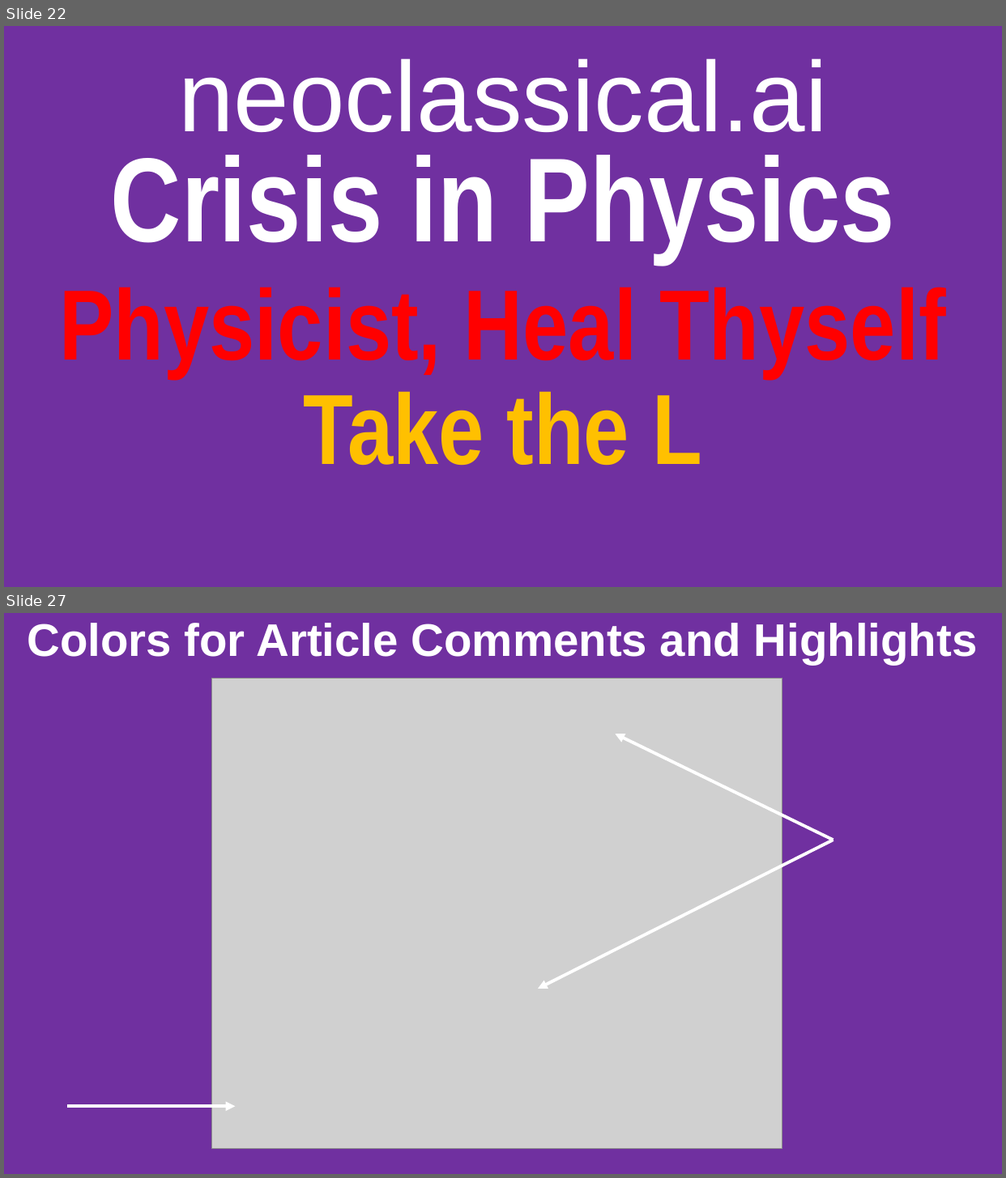
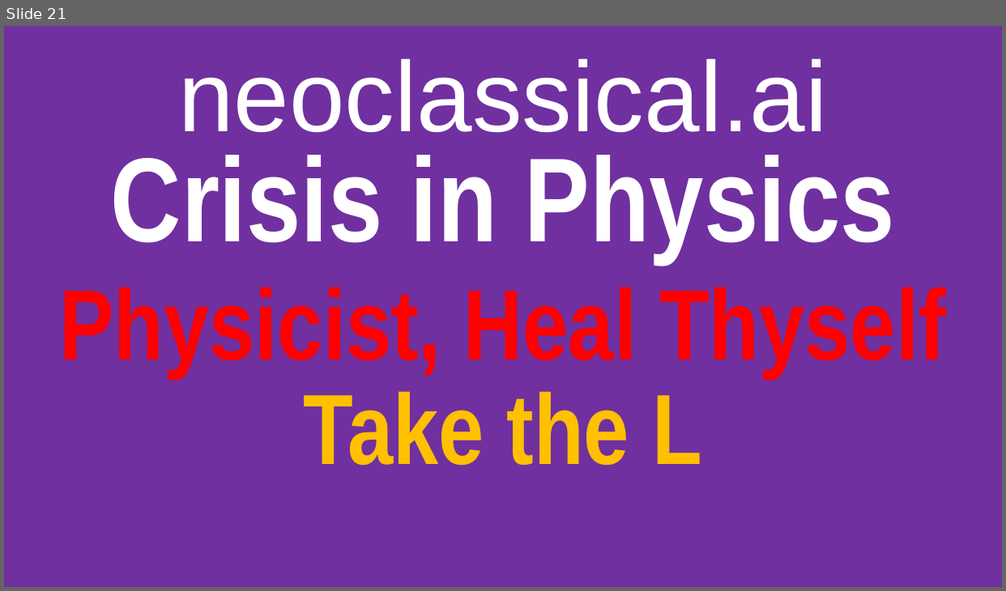
Before and after one commit to jmarkmorris/architrino, a slide deck: reference/archie/presentations/NPQG Video - Titles and Templates.pptx. Shown one above the other, each under a label of ours: slides 22 and 27 before the commit, slide 21 after it; the slides between them are not shown. The pictures are 1006x1178 and 1006x591 pixels, drawn with LibreOffice and Linux fonts; fonts in the diff are those of the drawing; grey boxes stand for pictures. Boxes give left, top, right and bottom in pixels: in the first picture for what was removed or moved away, otherwise in the second. Text is boxed around its words. In the diff, an @@ line names an element or a change of style, - is before the commit and + after.

```diff
--- a/reference/archie/presentations/NPQG Video - Titles and Templates.pptx
+++ b/reference/archie/presentations/NPQG Video - Titles and Templates.pptx
@@ slide 27 removed at box(4, 613, 1002, 1174), background #7030A0 @@
@@ text removed at box(27, 623, 978, 664) @@
-Colors for Article Comments and Highlights
@@ picture removed at box(211, 678, 782, 1149) @@
@@ arrow removed from (833, 840) to (615, 735) @@
@@ arrow removed from (833, 840) to (538, 989) @@
@@ arrow removed from (68, 1106) to (236, 1106) @@
@@ what was slide 22 is now slide 21 @@
```
Also in this commit, not shown: 6 other slides removed, 16 other files.
